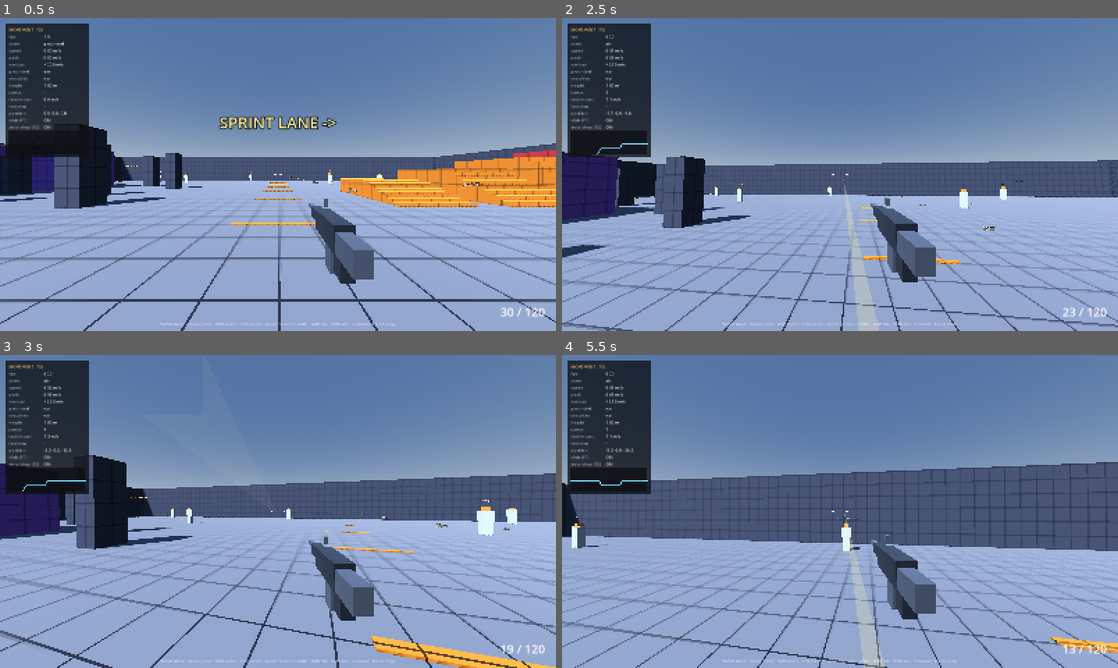
Above: before the commit, frames 1-4 (two rows, left to right).
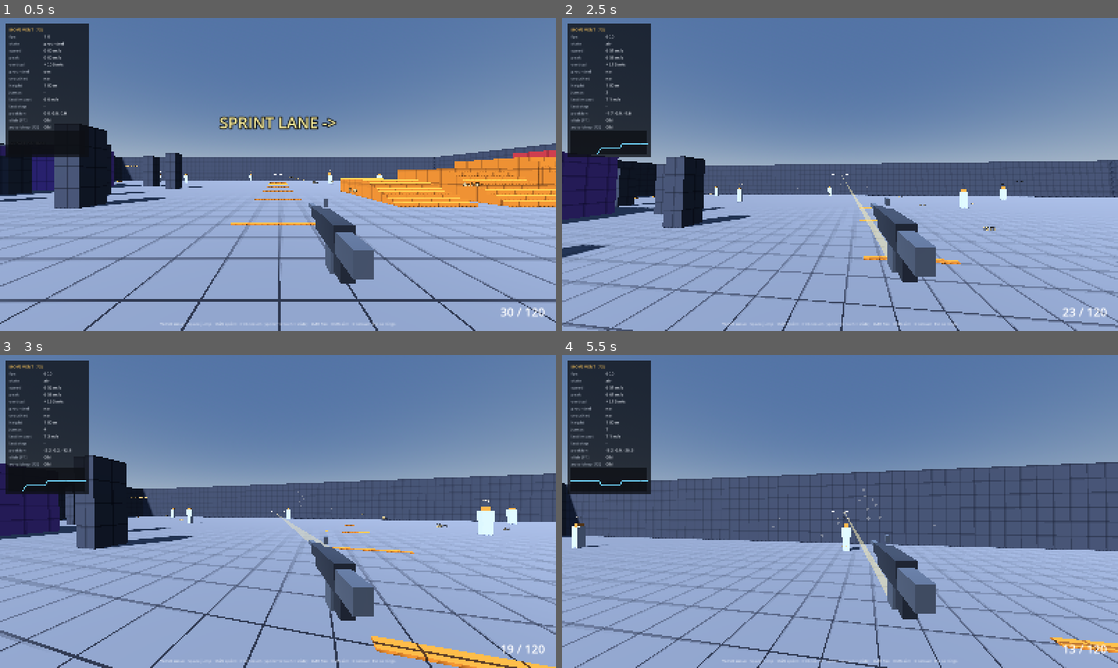
Above: after the commit, the same moments.

Repository: B-2222/BestFPS
Game: Godot game, scene res://scenes/levels/test_arena.tscn
Same seed, same stepped clock (60 frames per second), same inputs: the game is played once before the commit and once after it.
Inputs (mouse positions are in pixels of both pictures, inside the frame that each line leads up to):
- Up to frame 1 (0.5 s): no input
- Up to frame 2 (2.5 s): tap Enter at 0.5 s; move the mouse to (867, 174) at 0.52 s; hold Right mouse button (aim) 0.53-1.28 s; hold W (move_forward) from 0.53 s (still down); click (867, 174) at 0.67 s; tap Space (jump) at 0.77, 1.07, 1.52, 1.82, 2.3 s; tap Ctrl (crouch) at 0.8, 1.35 s; move the mouse to (812, 174) at 1.27 s; click (812, 174) at 1.55 s; move the mouse to (851, 168) at 2.02 s; press the mouse at (851, 168) at 2.03 s
- Up to frame 3 (3 s): keep holding W (move_forward); move the mouse to (272, 517) at 2.77 s; release the mouse at (272, 517) at 2.78 s; tap Space (jump) at 2.85 s; click (272, 517) at 2.92 s
- Up to frame 4 (5.5 s): keep holding W (move_forward); tap Space (jump) at 3.02, 3.32, 3.77, 4.07, 4.52, 4.82, 5.3 s; right-click (834, 517) at 3.05 s; move the mouse to (878, 514) at 3.52 s; hold Right mouse button (aim) 3.53-4.28 s; tap Ctrl (crouch) at 3.8, 4.35 s; move the mouse to (795, 508) at 4.27 s; click (795, 508) at 4.55 s; move the mouse to (845, 511) at 5.02 s; press the mouse at (845, 511) at 5.03 s

Frame 1 is identical in both runs. In frame 2, 1.1% of the frame differs, in the area x 42-59%, y 50-100%; in frame 3, 0.1%; in frame 4, 1.2%, in the area x 37-68%, y 42-100%.

Commit message:
fix(fx): draw shots from the barrel, and mark what they hit
Three reported problems, one shared cause and one gap.

Tracers were drawn from the aim origin -- the eye. Shots are traced
from there deliberately, because that is what the crosshair promises
and what the server will validate in Milestone 5, but drawing them
there too meant the streak visibly came out of the player's face while
strafing. Traces still start at the eye; tracers and the muzzle flash
now come from a Muzzle marker on the weapon model, which is what every
shooter does and why nobody notices.

That also explains the shots that "weren't there" when firing at the
ground: aimed down, the streak from the eye ran mostly behind the
camera, so there was nothing on screen to see.

Bullet holes on world geometry, fading after nine seconds, oldest
recycled past 96 so a held trigger cannot litter the floor with
hundreds of nodes.

They are oriented quads rather than Decal nodes: decals need Forward+
or Mobile, and this project renders through Compatibility so the
browser build works and the editor stops crashing without Vulkan.

Two passes to make them actually visible, both caught by rendering
frames rather than by reading the code. First attempt was a small dark
blob: invisible on the dark walls, and at a grazing angle across the
floor it foreshortened to about three pixels. They are now nearly twice
the size, with a dark core inside a light chipped rim -- the core reads
on pale floors, the ring reads on dark walls, and this arena has both.
The impact spark was too small to notice for the same reason.

Added a muzzle flash: one reused mesh, not a spawned effect, since at
600 rpm this fires ten times a second and allocating a node plus a
material to show something for 45 ms is pure churn.

Two regression tests pin the reported bugs rather than trusting the
screenshots: the muzzle must be measurably offset from the eye, and
firing at the floor must leave a hole. Combat suite is 24 checks, 46
across both.

Co-Authored-By: Claude <noreply@anthropic.com>
Claude-Session: https://claude.ai/code/session_01YFatVD6W6MGz1PHfpjP395

Diff:
--- a/scripts/fx/combat_fx.gd
+++ b/scripts/fx/combat_fx.gd
@@ -10,18 +10,28 @@
 ## Materials are cached and shared; only the meshes and transforms are per
 ## effect, and every effect frees itself.
 
-const TRACER_SECONDS := 0.07
+const TRACER_SECONDS := 0.11
 const IMPACT_SECONDS := 0.22
 const NUMBER_SECONDS := 0.75
+
+## Bullet holes last this long, fading over the final quarter.
+const HOLE_SECONDS := 9.0
+## Oldest holes are recycled past this. Without a cap, a held trigger leaves
+## six hundred nodes a minute on the floor and the frame rate goes with them.
+const MAX_HOLES := 96
 
 var _tracer_material: StandardMaterial3D
 var _impact_world: StandardMaterial3D
 var _impact_flesh: StandardMaterial3D
+var _hole_material: StandardMaterial3D
+var _hole_mesh: QuadMesh
+var _holes: Array[MeshInstance3D] = []
 
 func _ready() -> void:
 	_tracer_material = _unshaded(Color(1.0, 0.92, 0.62), 2.2)
 	_impact_world = _unshaded(Color(1.0, 0.85, 0.55), 2.6)
 	_impact_flesh = _unshaded(Color(1.0, 0.32, 0.30), 2.6)
+	_build_hole_resources()
 
 func _unshaded(color: Color, energy: float) -> StandardMaterial3D:
 	var mat := StandardMaterial3D.new()
@@ -39,11 +49,12 @@
 ## lasers rather than bullets.
 func tracer(from: Vector3, to: Vector3) -> void:
 	var length := from.distance_to(to)
-	if length < 0.2:
+	# Below this the streak is shorter than it is wide and reads as a speck.
+	if length < 0.12:
 		return
 	var mesh := MeshInstance3D.new()
 	var box := BoxMesh.new()
-	box.size = Vector3(0.02, 0.02, length)
+	box.size = Vector3(0.028, 0.028, length)
 	mesh.mesh = box
 	mesh.material_override = _tracer_material.duplicate()
 	mesh.cast_shadow = GeometryInstance3D.SHADOW_CASTING_SETTING_OFF
@@ -56,11 +67,83 @@
 	mesh.look_at(to, up)
 	_fade_and_free(mesh, mesh.material_override, TRACER_SECONDS)
 
+## Bullet holes are oriented quads, not [Decal] nodes. Decals need Forward+ or
+## Mobile, and this project renders through the Compatibility backend so the
+## browser build works and the editor stops crashing on machines without a
+## Vulkan driver -- see docs/architecture.md. A camera-independent quad nudged
+## off the surface is the portable equivalent.
+func _build_hole_resources() -> void:
+	_hole_mesh = QuadMesh.new()
+	_hole_mesh.size = Vector2(0.20, 0.20)
+
+	_hole_material = StandardMaterial3D.new()
+	_hole_material.shading_mode = BaseMaterial3D.SHADING_MODE_UNSHADED
+	_hole_material.transparency = BaseMaterial3D.TRANSPARENCY_ALPHA
+	_hole_material.albedo_texture = _make_hole_texture(32)
+	_hole_material.cull_mode = BaseMaterial3D.CULL_DISABLED
+	_hole_material.disable_receive_shadows = true
+	# Drawn after opaque geometry so the quad wins the depth tie with the wall
+	# it is sitting a centimetre in front of.
+	_hole_material.render_priority = 1
+
+## A dark core inside a light chipped rim, fading out at the edge.
+##
+## The obvious version -- a dark blob -- is invisible on dark geometry, and this
+## arena has both near-white floors and near-black walls. A mark that carries
+## its own contrast reads on either, which is the whole job: the player has to
+## see where their shots went without first knowing what colour the wall was.
+func _make_hole_texture(size: int) -> ImageTexture:
+	var image := Image.create(size, size, true, Image.FORMAT_RGBA8)
+	var centre := (float(size) - 1.0) * 0.5
+	for y in size:
+		for x in size:
+			var distance := Vector2(float(x) - centre, float(y) - centre).length() / centre
+			# A wide dark core with a thin bright ring around it. The core is
+			# what shows on pale floors, the ring is what shows on dark walls.
+			var core := 1.0 - smoothstep(0.34, 0.54, distance)
+			var rim := smoothstep(0.44, 0.62, distance) * (1.0 - smoothstep(0.68, 0.96, distance))
+			var alpha := clampf(maxf(core, rim * 0.92), 0.0, 1.0)
+			var value := lerpf(0.86, 0.02, core)
+			image.set_pixel(x, y, Color(value, value, value, alpha))
+	image.generate_mipmaps()
+	return ImageTexture.create_from_image(image)
+
+## A lasting mark on world geometry. Not spawned on characters -- a hole
+## hanging in the air after a target revives looks like a bug.
+func bullet_hole(position: Vector3, normal: Vector3) -> void:
+	if _holes.size() >= MAX_HOLES:
+		var oldest: MeshInstance3D = _holes.pop_front()
+		if is_instance_valid(oldest):
+			oldest.queue_free()
+
+	var hole := MeshInstance3D.new()
+	hole.mesh = _hole_mesh
+	hole.material_override = _hole_material.duplicate()
+	hole.cast_shadow = GeometryInstance3D.SHADOW_CASTING_SETTING_OFF
+	add_child(hole)
+
+	# Lifted off the surface, or it z-fights with the wall.
+	hole.global_position = position + normal * 0.012
+	# A QuadMesh faces +Z, and look_at aims -Z, so aim it *away* from the
+	# surface to leave the face pointing back out along the normal.
+	var reference := Vector3.UP if absf(normal.dot(Vector3.UP)) < 0.99 else Vector3.RIGHT
+	hole.look_at(hole.global_position - normal, reference)
+	hole.rotate_object_local(Vector3.FORWARD, randf() * TAU)
+	hole.scale = Vector3.ONE * randf_range(0.8, 1.15)
+	_holes.append(hole)
+
+	var tween := create_tween()
+	tween.tween_interval(HOLE_SECONDS * 0.75)
+	tween.tween_property(hole.material_override, "albedo_color:a", 0.0, HOLE_SECONDS * 0.25)
+	tween.tween_callback(func() -> void:
+		_holes.erase(hole)
+		hole.queue_free())
+
 func impact(position: Vector3, normal: Vector3, on_character: bool) -> void:
 	var mesh := MeshInstance3D.new()
 	var sphere := SphereMesh.new()
-	sphere.radius = 0.06
-	sphere.height = 0.12
+	sphere.radius = 0.10
+	sphere.height = 0.20
 	sphere.radial_segments = 6
 	sphere.rings = 3
 	mesh.mesh = sphere
--- a/scripts/player/player_controller.gd
+++ b/scripts/player/player_controller.gd
@@ -50,6 +50,7 @@
 ## [CameraRig] for why weapons must not fire from the rendered camera.
 @onready var aim_point: Marker3D = $Head/AimPoint
 @onready var weapons: WeaponController = get_node_or_null(^"WeaponController")
+@onready var view_model: Node3D = get_node_or_null(^"Head/CameraArm/ViewModel")
 
 var machine: StateMachine
 var cmd: InputCommand
@@ -236,6 +237,16 @@
 func get_aim_transform() -> Transform3D:
 	return aim_point.global_transform
 
+## Where a shot should appear to come from. Deliberately *not* the same as
+## [method get_aim_transform]: bullets are traced from the eye, which is
+## authoritative and is what the crosshair promises, but drawn from the barrel.
+## A tracer that starts at the camera looks like it is coming out of the
+## player's face, which is very obvious while strafing.
+func get_muzzle_position() -> Vector3:
+	if view_model != null and view_model.has_method(&"get_muzzle_position"):
+		return view_model.get_muzzle_position()
+	return aim_point.global_position
+
 # --- movement primitives (used by states) ----------------------------------
 
 ## Quake's PM_Accelerate. Only ever adds speed *along* [param dir], and only up
--- a/scripts/player/view_model.gd
+++ b/scripts/player/view_model.gd
@@ -41,6 +41,11 @@
 var _kick: float = 0.0
 var _kick_velocity: float = 0.0
 var _sway: Vector2 = Vector2.ZERO
+## Barrel tip. Tracers and the flash are drawn from here rather than from the
+## eye, which is where shots are actually traced from.
+var _muzzle: Marker3D
+var _flash: MeshInstance3D
+var _flash_life: float = 0.0
 
 func _ready() -> void:
 	_controller = _find_controller()
@@ -63,6 +68,18 @@
 func _on_fired(_weapon: WeaponResource) -> void:
 	# One impulse per shot, so a burst stacks the way a real one does.
 	_kick_velocity += 5.0
+	_flash_life = 1.0
+	if _flash != null:
+		_flash.visible = true
+		# Rolled at random so a held trigger does not strobe one fixed shape.
+		_flash.rotation.z = randf() * TAU
+		_flash.scale = Vector3.ONE * randf_range(0.85, 1.25)
+
+## World position of the barrel tip, for whoever is drawing the shot.
+func get_muzzle_position() -> Vector3:
+	if _muzzle == null:
+		return global_position
+	return _muzzle.global_position
 
 func _process(delta: float) -> void:
 	var target := HIP
@@ -75,6 +92,7 @@
 
 	_update_kick(delta)
 	_update_sway(delta, target == ADS)
+	_update_flash(delta)
 
 	var weight := 1.0 - exp(-delta * SETTLE_SPEED)
 	# The kick pushes the weapon back toward the camera, not down the barrel.
@@ -82,6 +100,17 @@
 	position = position.lerp(kicked, weight)
 	rotation.x = lerpf(rotation.x, -_kick * 0.05 - _sway.y * 2.0, weight)
 	rotation.y = lerpf(rotation.y, -_sway.x * 2.5, weight)
+
+## The flash is one reused mesh rather than a spawned effect: at 600 rpm this
+## fires ten times a second, and allocating a node and a material per shot to
+## show something for 45 ms is pure churn.
+func _update_flash(delta: float) -> void:
+	if _flash == null or _flash_life <= 0.0:
+		return
+	_flash_life = maxf(_flash_life - delta * 22.0, 0.0)
+	_flash.scale = Vector3.ONE * (0.5 + _flash_life * 0.9)
+	if _flash_life <= 0.0:
+		_flash.visible = false
 
 ## Fixed substep, same reason as the landing dip: an explicit spring stepped on
 ## the render frame recoils visibly harder at high frame rates.
@@ -129,6 +158,35 @@
 		mesh.cast_shadow = GeometryInstance3D.SHADOW_CASTING_SETTING_OFF
 		add_child(mesh)
 
+	# Barrel tip: the front face of the barrel box.
+	_muzzle = Marker3D.new()
+	_muzzle.name = "Muzzle"
+	_muzzle.position = Vector3(0.0, 0.010, -0.430)
+	add_child(_muzzle)
+
+	var flash_material := StandardMaterial3D.new()
+	flash_material.shading_mode = BaseMaterial3D.SHADING_MODE_UNSHADED
+	flash_material.transparency = BaseMaterial3D.TRANSPARENCY_ALPHA
+	flash_material.albedo_color = Color(1.0, 0.86, 0.52, 0.9)
+	flash_material.emission_enabled = true
+	flash_material.emission = Color(1.0, 0.80, 0.42)
+	flash_material.emission_energy_multiplier = 4.0
+	flash_material.no_depth_test = true
+	flash_material.render_priority = 2
+
+	_flash = MeshInstance3D.new()
+	_flash.name = "MuzzleFlash"
+	var flash_mesh := SphereMesh.new()
+	flash_mesh.radius = 0.045
+	flash_mesh.height = 0.09
+	flash_mesh.radial_segments = 6
+	flash_mesh.rings = 3
+	_flash.mesh = flash_mesh
+	_flash.material_override = flash_material
+	_flash.cast_shadow = GeometryInstance3D.SHADOW_CASTING_SETTING_OFF
+	_flash.visible = false
+	_muzzle.add_child(_flash)
+
 func _material(color: Color, roughness: float) -> StandardMaterial3D:
 	var mat := StandardMaterial3D.new()
 	mat.albedo_color = color
--- a/scripts/tests/combat_smoke_test.gd
+++ b/scripts/tests/combat_smoke_test.gd
@@ -278,6 +278,46 @@
 						"a different tick gives a different direction"),
 		},
 		{
+			# The reported bug: tracers drew from the eye, so while strafing the
+			# streak visibly came out of the player's face. Shots are still
+			# *traced* from the eye -- that is what the crosshair promises --
+			# but they must be *drawn* from somewhere else.
+			"name": "shots are drawn from the barrel, not the eye",
+			"ticks": 10,
+			"setup": func() -> void:
+				_stand_at_firing_line()
+				_reset_weapon(),
+			"check": func() -> void:
+				var muzzle: Vector3 = _player.get_muzzle_position()
+				var eye: Vector3 = _player.aim_point.global_position
+				_expect(muzzle.distance_to(eye) > 0.15,
+						"muzzle is %.2f m from the eye" % muzzle.distance_to(eye))
+				var flash: Node = _player.view_model.get_node_or_null(^"Muzzle/MuzzleFlash")
+				_expect(flash != null, "the weapon has a muzzle flash to fire"),
+		},
+		{
+			"name": "hitting world geometry leaves a bullet hole",
+			"ticks": 30,
+			"setup": func() -> void:
+				_stand_at_firing_line()
+				_reset_weapon()
+				# Straight down at the floor -- the case that showed nothing.
+				_aim_at(_player.global_position + Vector3(0.0, 0.0, -3.0)),
+			"during": func(t: int) -> void:
+				if t == 2:
+					_player.cmd.fire_pressed = true
+					_player.cmd.fire_held = true,
+			"check": func() -> void:
+				var fx: Node = _player.weapons.get_node_or_null(^"CombatFx")
+				_expect(fx != null, "the effects host exists")
+				var holes := 0
+				if fx != null:
+					for child in fx.get_children():
+						if child is MeshInstance3D and (child as MeshInstance3D).mesh is QuadMesh:
+							holes += 1
+				_expect(holes > 0, "%d bullet hole(s) left on the floor" % holes),
+		},
+		{
 			"name": "recoil moves the view and then recovers",
 			"ticks": int(hz * 2.0),
 			"setup": func() -> void:
--- a/scripts/weapons/weapon_controller.gd
+++ b/scripts/weapons/weapon_controller.gd
@@ -163,9 +163,14 @@
 	var forward: Vector3 = -_player.aim_point.global_transform.basis.z
 	var spread_rad := deg_to_rad(current_spread_degrees())
 	var space := _player.get_world_3d().direct_space_state
+	# Traced from the eye, drawn from the barrel. Keeping these apart is the
+	# whole point: the eye is what the crosshair promises and what the server
+	# will validate, while a tracer starting at the camera visibly emerges from
+	# the player's face when they strafe.
+	var muzzle: Vector3 = _player.get_muzzle_position()
 
 	for pellet in res.pellets:
-		_trace_pellet(cmd, rt, space, origin, forward, spread_rad, pellet)
+		_trace_pellet(cmd, rt, space, origin, forward, spread_rad, pellet, muzzle)
 
 	# Recoil is applied *after* tracing, deliberately. The shot goes where the
 	# player was aiming when they pulled the trigger; the kick moves the next
@@ -178,7 +183,7 @@
 
 func _trace_pellet(cmd: InputCommand, rt: WeaponRuntime,
 		space: PhysicsDirectSpaceState3D, origin: Vector3, forward: Vector3,
-		spread_rad: float, pellet: int) -> void:
+		spread_rad: float, pellet: int, muzzle: Vector3) -> void:
 	var res := rt.resource
 	# Salt keeps pellets of one shot independent while staying reproducible.
 	var rng := Ballistics.make_rng(cmd.tick, rt.shot_index * 64 + pellet)
@@ -192,16 +197,17 @@
 	var hit := space.intersect_ray(query)
 
 	if hit.is_empty():
-		_fx.tracer(origin, destination)
+		_fx.tracer(muzzle, destination)
 		return
 
 	var point: Vector3 = hit["position"]
 	var normal: Vector3 = hit["normal"]
 	var collider: Object = hit["collider"]
-	_fx.tracer(origin, point)
+	_fx.tracer(muzzle, point)
 
 	if not (collider is Hitbox):
 		_fx.impact(point, normal, false)
+		_fx.bullet_hole(point, normal)
 		return
 
 	var hitbox := collider as Hitbox
Not shown, changed: README.md
